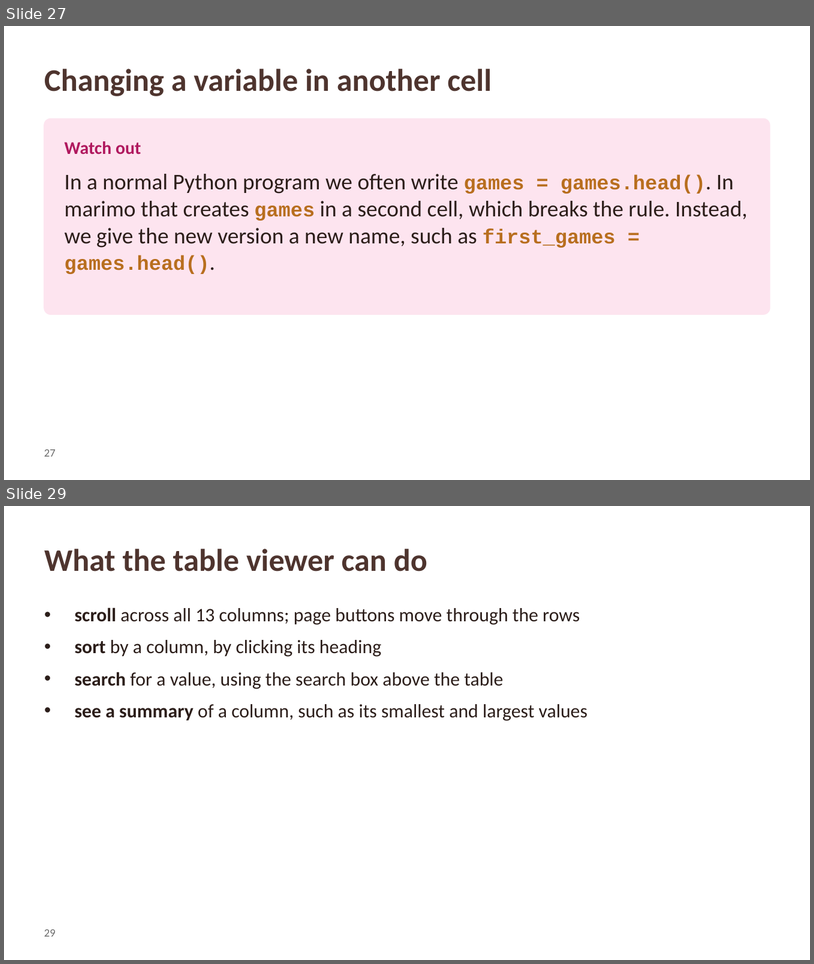
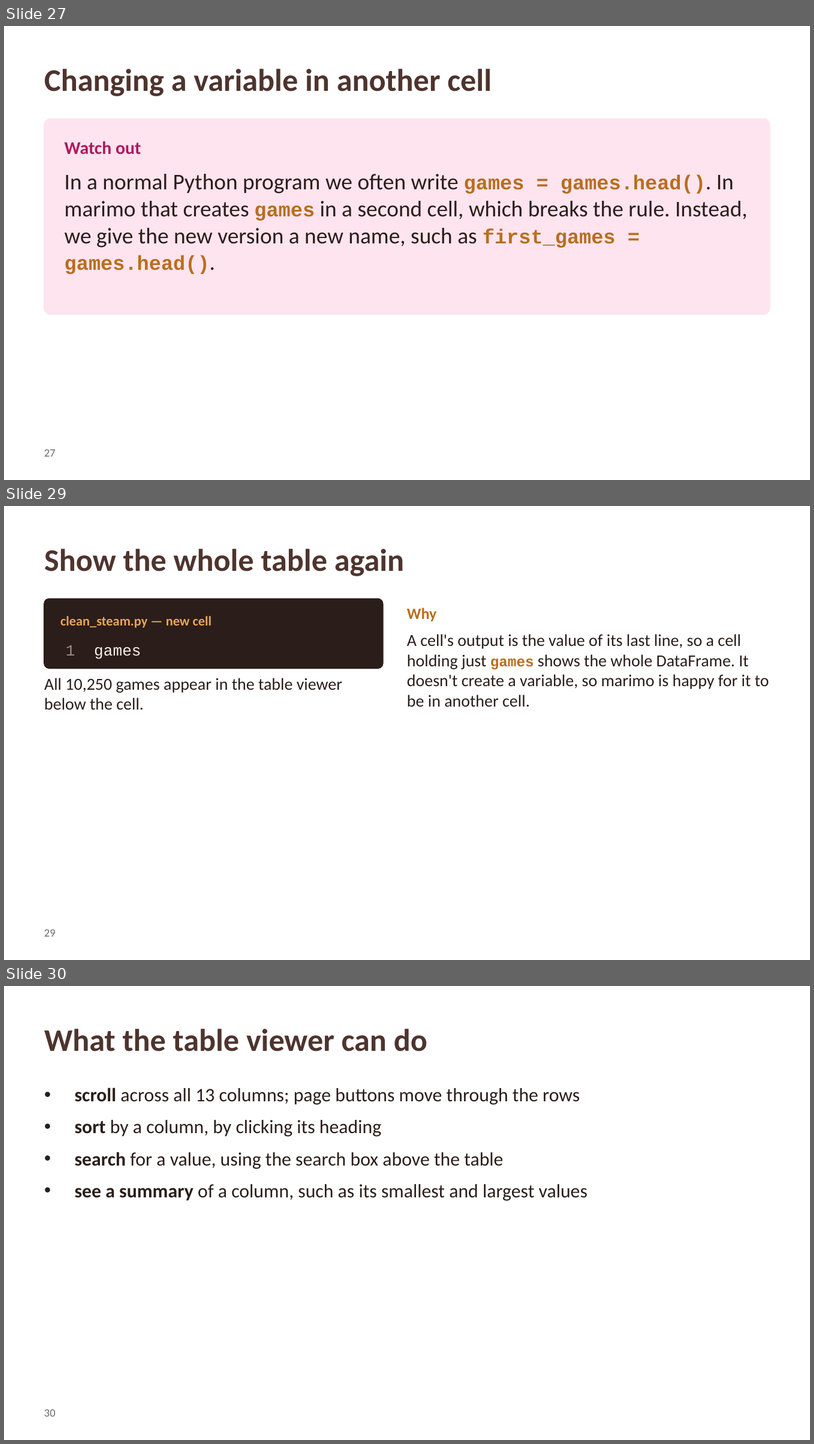
Before and after one commit to DamoM73/steam-data-stories, a slide deck: slides/02_Exploring_Our_Data.pptx. Shown one above the other, each under a label of ours: slides 27 and 29 before the commit, slides 27, 29 and 30 after it; the slides between them are not shown. The pictures are 814x964 and 814x1444 pixels, drawn with LibreOffice and Linux fonts; fonts in the diff are those of the drawing; background and template pictures are left out. Boxes give left, top, right and bottom in pixels: in the first picture for what was removed or moved away, otherwise in the second. Text is boxed around its words. In the diff, an @@ line names an element or a change of style, - is before the commit and + after.

Commit message:
Exploring Our Data: add a cell to show the table viewer

```diff
--- a/slides/02_Exploring_Our_Data.pptx
+++ b/slides/02_Exploring_Our_Data.pptx
@@ slide 29 added at (4,506,810,960), background #FFFFFF @@
@@ text added at (44,549,404,576), 28 pt, text #4E342E, bold @@
+Show the whole table again
@@ rounded rectangle added at (44,599,383,668), fill #2B1D19, outline #2B1D19 1 pt @@
@@ text added at (407,607,437,621), 14 pt, text #B86E1E, bold @@
+Why
@@ text added at (60,616,212,628), 12 pt, text #E8A55A, bold @@
+clean_steam.py — new cell
@@ text added at (66,645,141,659), 14 pt, text #F7EFE6 @@
+1 games
@@ text added at (407,634,770,706), 15 pt, text #2B1D19 @@
+A cell's output is the value of its last line, so a cell holding just games shows the whole DataFrame. It doesn't create a variable, so marimo is happy for it to be in another cell.
@@ text added at (44,678,342,709), 15 pt, text #2B1D19 @@
+All 10,250 games appear in the table viewer below the cell.
@@ page number added at (44,929,56,936), 10 pt, text #6B6B6B @@
+29
@@ what was slide 29 is now slide 30 @@
@@ page number at (44,1409,56,1416): text changed @@
-29
+30
```
Also in this commit, not shown: 1 slide changed, 2 other files.
